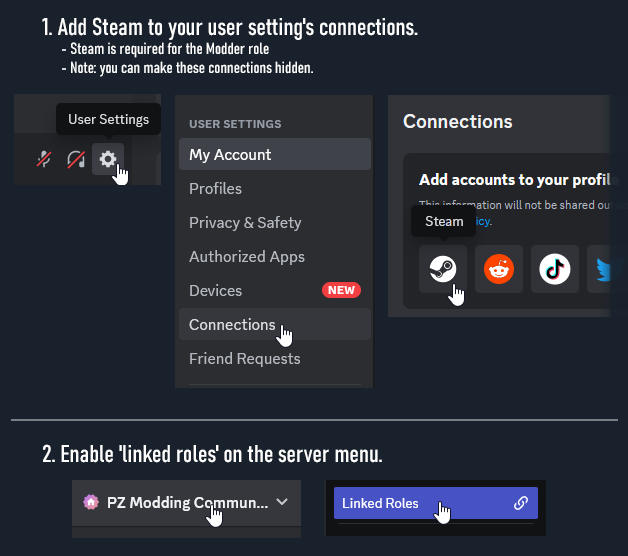
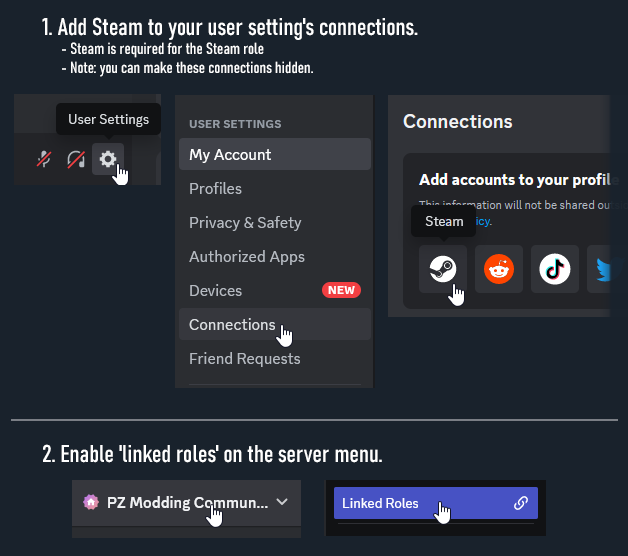
Revision of a layered 628x556 image; what changed, layer by layer:
painted on "1. Add Steam to your user setting's connections. - Steam" over <box>206,42,269,55</box>
